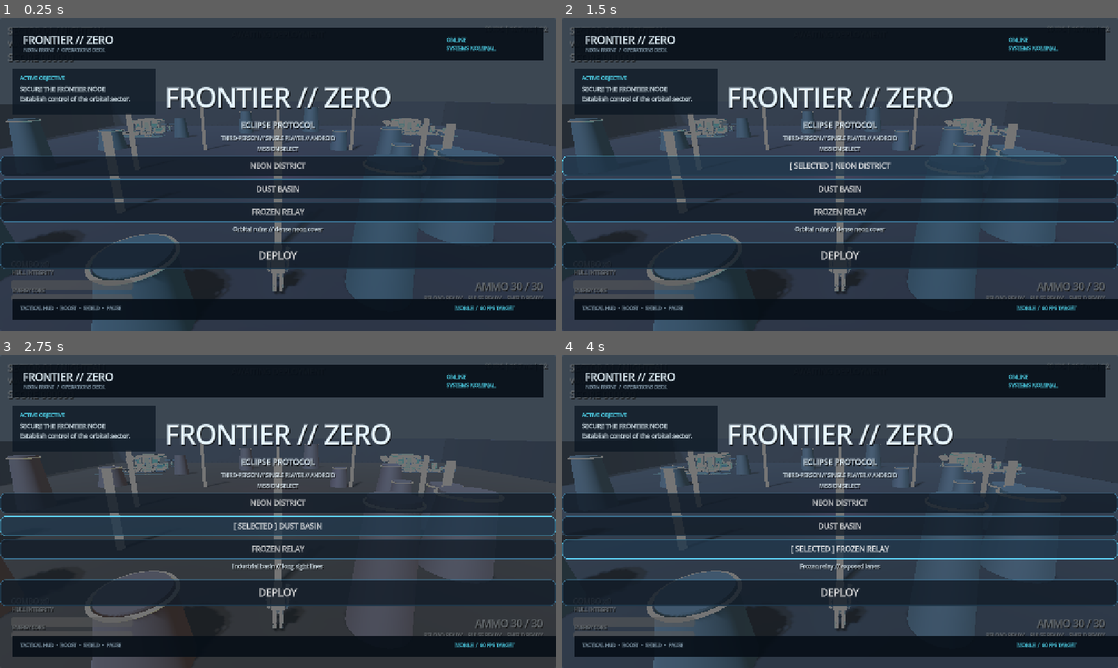
Above: before the commit, frames 1-4 (two rows, left to right).
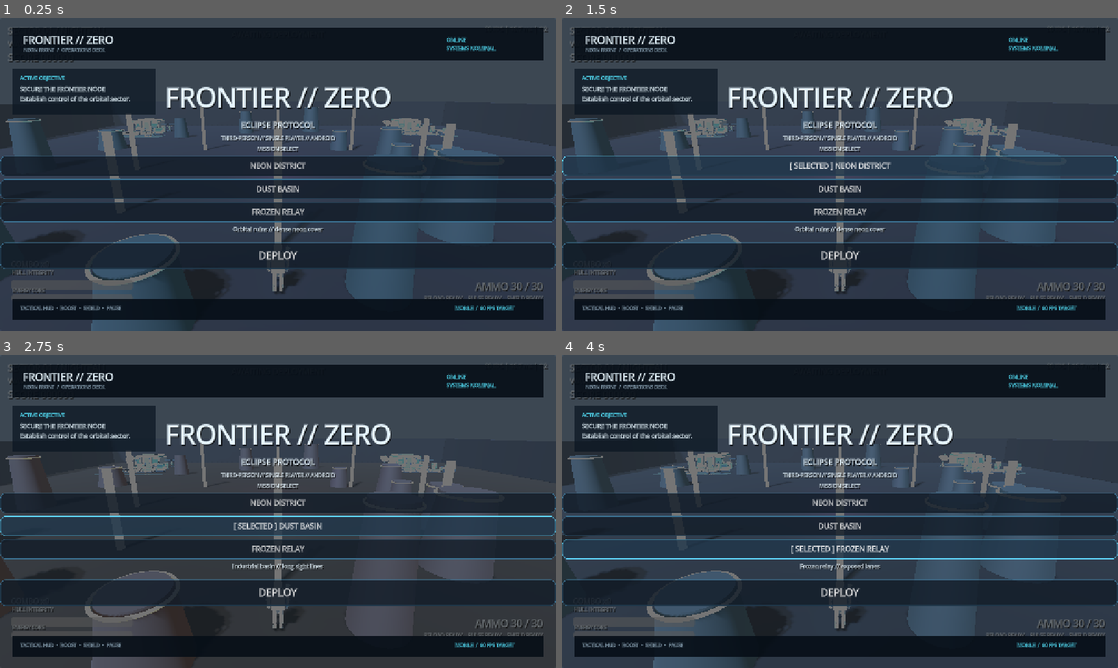
Above: after the commit, the same moments.

Repository: TomasThrawat/Hyouka-AAA-Style-3D-Godot-Android
Game: Godot game, scene res://Main.tscn
Two runs of this game, one before a commit and one after it. Both use one fixed random seed, a clock stepped at 60 frames per second and the inputs below.
Inputs:
- Up to frame 1 (0.25 s): no input
- Up to frame 2 (1.5 s): click "NEON DISTRICT" at 0.5 s; click "[ SELECTED ] NEON DISTRICT" at 1.25 s
- Up to frame 3 (2.75 s): click "DUST BASIN" at 2 s
- Up to frame 4 (4 s): click "[ SELECTED ] DUST BASIN" at 2.75 s; click "FROZEN RELAY" at 3.5 s

The runs differ from the first frame. In frame 1, 0.1% of the frame differs, in the area x 97-100%, y 89-97%; in frame 2, 0.1%; in frame 3, 0.1%; in frame 4, 0.1%.

Commit message:
fix: remove Godot HUD anchor warning and harden smoke test

Diff:
--- a/ci_gui_smoke.gd
+++ b/ci_gui_smoke.gd
@@ -39,7 +39,8 @@
 	game.process_mode = Node.PROCESS_MODE_ALWAYS
 	await get_tree().create_timer(0.7).timeout
 
-	_check(DisplayServer.get_name() == "Wayland", "Wayland display backend")
+	var display_backend := DisplayServer.get_name()
+	_check(display_backend == "headless" or display_backend == "Wayland", "supported native Godot display backend")
 	_check(game.start_button != null, "DEPLOY exists")
 	_check(game.map_buttons.size() == 3, "three missions exist")
 	_check(game.fire_button != null, "FIRE exists")
--- a/visual_overhaul.gd
+++ b/visual_overhaul.gd
@@ -146,8 +146,10 @@
 
     var footer = ColorRect.new()
     footer.set_anchors_preset(Control.PRESET_BOTTOM_WIDE)
-    footer.position = Vector2(28, -74)
-    footer.size = Vector2(1224, 48)
+    footer.offset_left = 28.0
+    footer.offset_top = -74.0
+    footer.offset_right = -28.0
+    footer.offset_bottom = -26.0
     footer.color = PANEL
     footer.mouse_filter = Control.MOUSE_FILTER_IGNORE
     root.add_child(footer)
Not shown, changed: .github/workflows/gui-visual-smoke-test.yml
